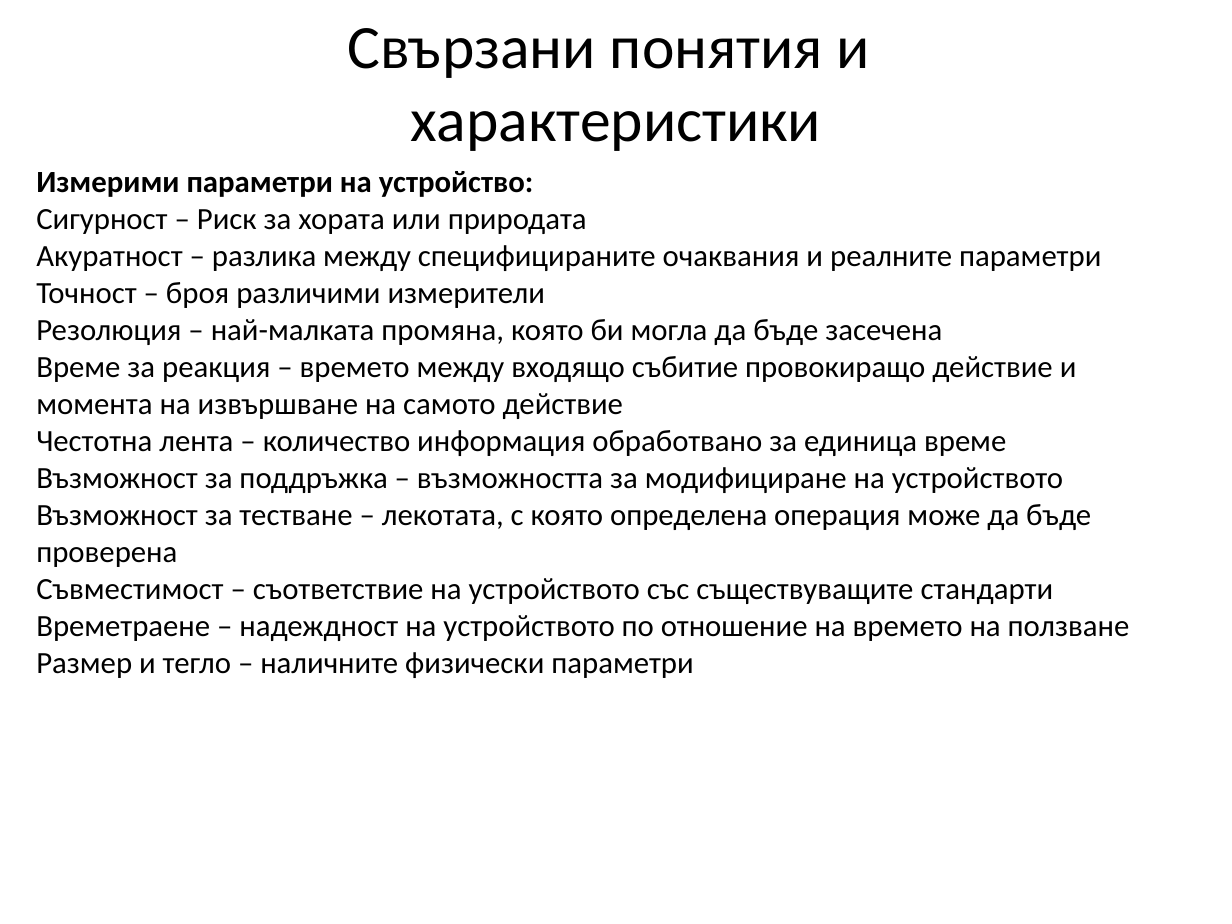
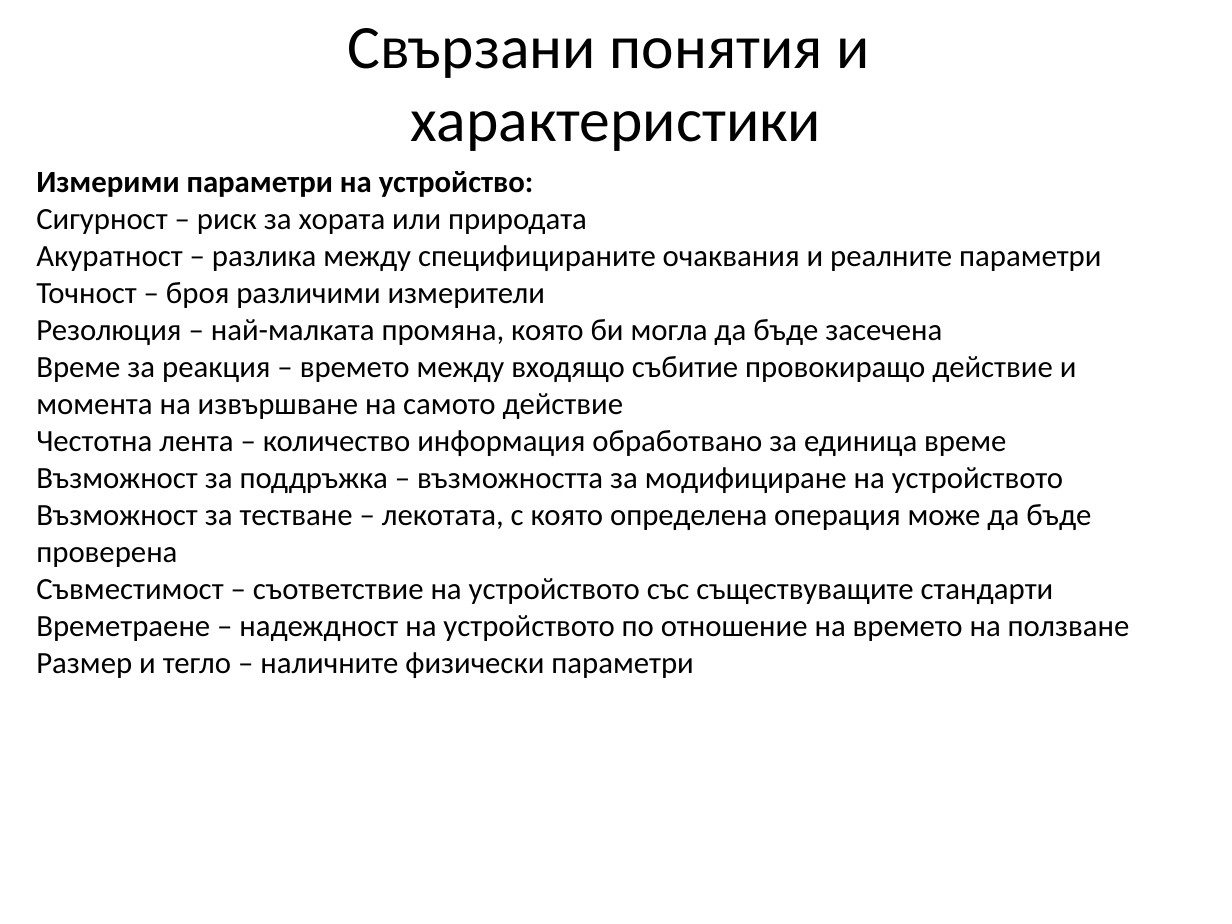
Before and after one commit to PavelKanazirev/MyDev.Bg, a slide deck: slide 9 of embeddedCpp25July/Presentation/DevBg_EmbbeddedC++.pptx. Drawn at 1232x924 pixels with LibreOffice and Linux fonts; fonts in the diff are those of the drawing. Boxes give left, top, right and bottom in pixels: in the first picture for what was removed or moved away, otherwise in the second. Text is boxed around its words. In the diff, an @@ line names an element or a change of style, - is before the commit and + after.

```diff
--- a/embeddedCpp25July/Presentation/DevBg_EmbbeddedC++.pptx
+++ b/embeddedCpp25July/Presentation/DevBg_EmbbeddedC++.pptx
@@ text at box(36, 209, 587, 234): text changed @@
-Сигурност – Риск за хората или природата
+Сигурност – риск за хората или природата
```
Also in this commit, not shown: 2 other slides changed.
